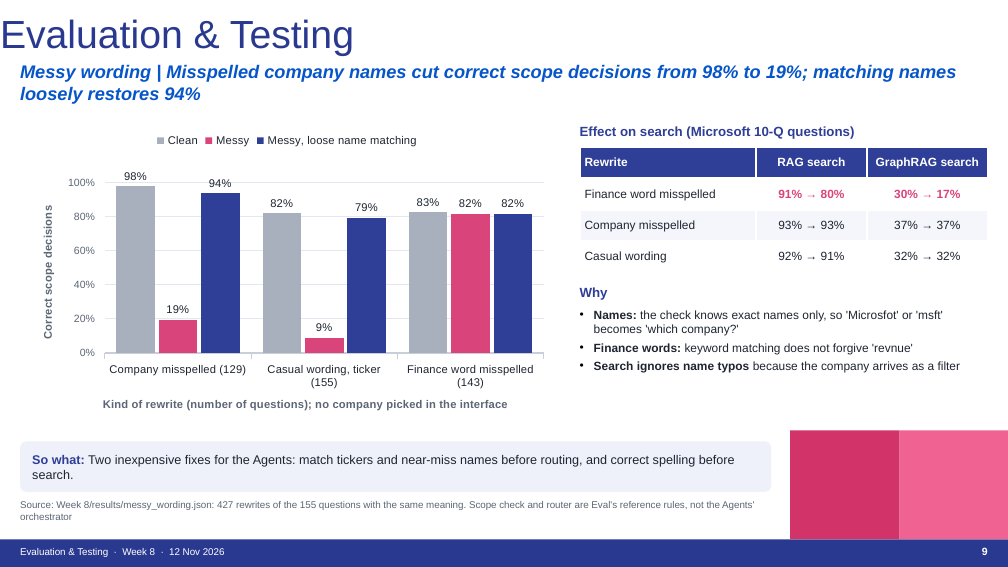
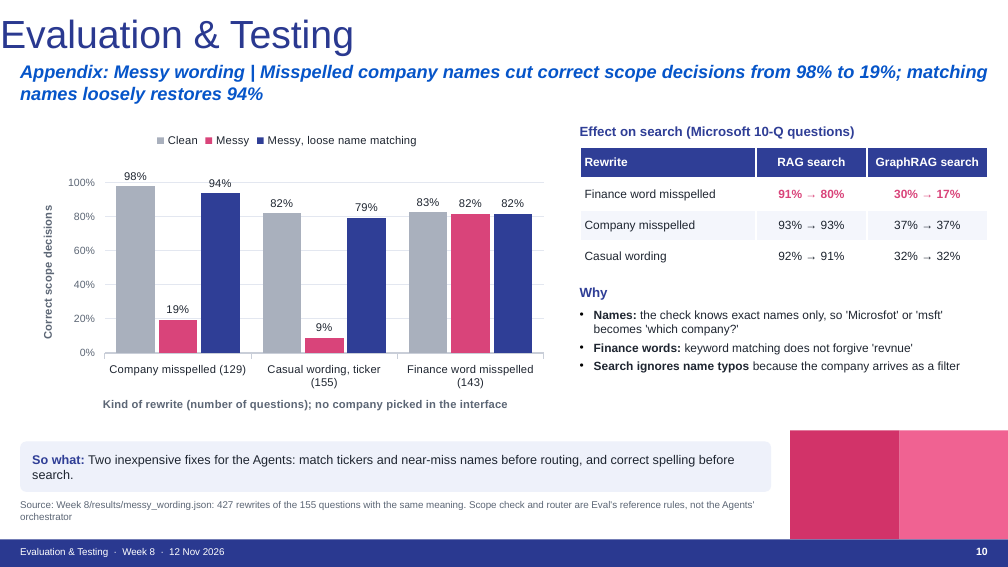
Before and after one commit to thomassong0604-oss/kpmg-eval, a slide deck: slide 10 of Week 8/deck/KPMG_Eval_Week8_11-12.pptx (slide 9 before the commit). Drawn at 1008x567 pixels with LibreOffice and Linux fonts; fonts in the diff are those of the drawing. Boxes give left, top, right and bottom in pixels: in the first picture for what was removed or moved away, otherwise in the second. Text is boxed around its words. In the diff, an @@ line names an element or a change of style, - is before the commit and + after.

```diff
--- a/Week 8/deck/KPMG_Eval_Week8_11-12.pptx
+++ b/Week 8/deck/KPMG_Eval_Week8_11-12.pptx
@@ text at (20, 64, 988, 104): text changed @@
-Messy wording | Misspelled company names cut correct scope decisions from 98% to 19%; matching names loosely restores 94%
+Appendix: Messy wording | Misspelled company names cut correct scope decisions from 98% to 19%; matching names loosely restores 94%
@@ text at (976, 547, 988, 555): text changed @@
-9
+10
```
Also in this commit, not shown: 10 other slides changed, 4 other files.
